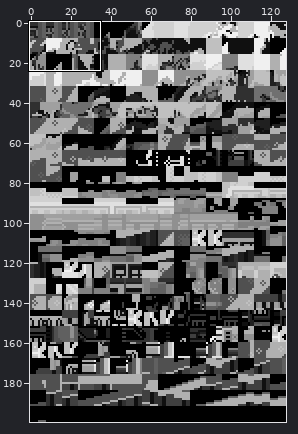
Two states of a sprite sheet, data/tilesets/secondary/oreburgh_south/tiles.png. Above: a wide view before the commit, with the close-up outlined.
Close-up. Before the edit:
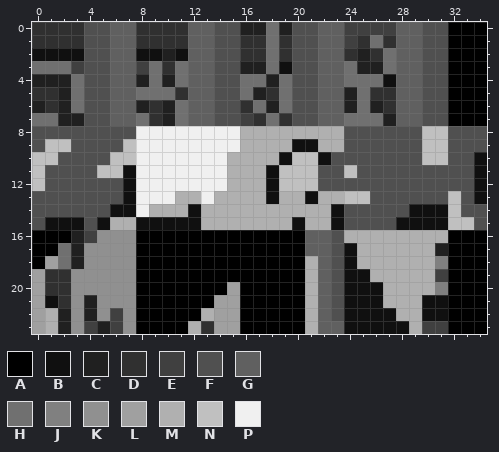
The file is 128x200 pixels. Shown: x 0..34, y 0..23.
Palette (. is transparent): A #000000  B #101010  C #202020  D #303030  E #404040  F #505050  G #606060  H #707070  J #808080  K #909090  L #a0a0a0  M #b0b0b0  N #c0c0c0  P #f0f0f0
Pixels before, first column x 0:
 0 DDDDFFGGDDDDGGFFCCHCFFGGEEEEGGFFAAA
 1 DDDDFFGGDDDDGGFFDDHDFFGGEDHDGGFFAAA
 2 BBBBFFGGBBCBGGFFDDHDFFGGDCDHGGFFAAA
 3 HHHEFFGGEHDHGGFFCCHBFFGGHCCHGGFFAAA
 4 CCCHFFGGCHCHGGFFHHCHFFGGHHHBGGFFAAA
 5 DDCHFFGGHHHDGGFFHCDHFFGGCHDDGGFFAAA
 6 CDCHFFGGCDCHGGFFDHCHFFGGCHCDGGFFAAA
 7 HHCCFFGGHDCHGGFFEDHDFFGGHHHCGGFFAAA
 8 FFFFFFFFPPPPPPPPMMMMMMMMFFFFFFNNFFF
 9 FNNFFFFNPPPPPPPPMMMMBBMMFFFFFFNNFFF
10 NNFFFFNNPPPPPPPMMMMBNNBFFFFFFFNNFFB
11 NFFFFNNBPPPPPPPMMMBNNNFFNFFFFFFFFFB
12 NFFFFFFBPPPPPPPMMMBNNNFFFFFFFFFFFFB
13 FFFFFFFBPPPMMPMMMMBMMBMMNNFFFFFFNFB
14 FFFFFFBBPMMMBMMMMMMMMMMBFFFFFBBBNFF
15 FBBBFBMMBBBBBMMMMMMMBMMBFFFFBBBBNNF
16 AAACEKKKAAAAAAAAAAAAAGGFMMMMMMMMAAA
17 AAHCKKKKAAAAAAAAAAAAAGGFBMMMMMMCAAA
18 ALHCKKKKAAAAAAAAAAAAAMGFBMMMMMMJAAA
19 LDDKKKKKAAAAAAAAAAAAAMGFBBMMMMMEAAA
20 LDDKKKKKAAAAAAALAAAAAMGFBBBMMMMJAAA
21 LBDKCKKKAAAAAALLAAAAAMGFBBBMMMBBAAA
22 LMCKCKEKAAAAAMLLAAAAAMGFBBBBMMBBAAA
23 LMCKECEKAAAAMDLLAAAAAMGGBBBBBMEEAAA
Now the later version:
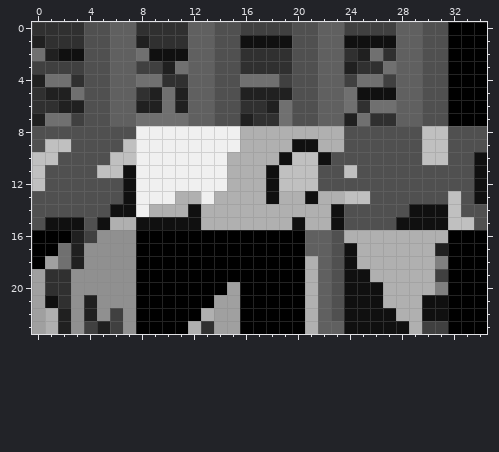
Edits made:
Changed rows in their new state; - is an unchanged pixel.
first column x 0:
 0 ----------------EEEE--------
 1 C-------C-------BBBB----BBBB
 2 HC------H-B-------D-------HD
 3 EEE------EC-----DDDD----CDD-
 4 -HHD----H-DD------HE----E--E
 5 -C------DC-C----C-CC----HBBB
 6 D--C-----CHC-----D------HDHH
 7 C-HE-----HH-----C-DH----C-DD
